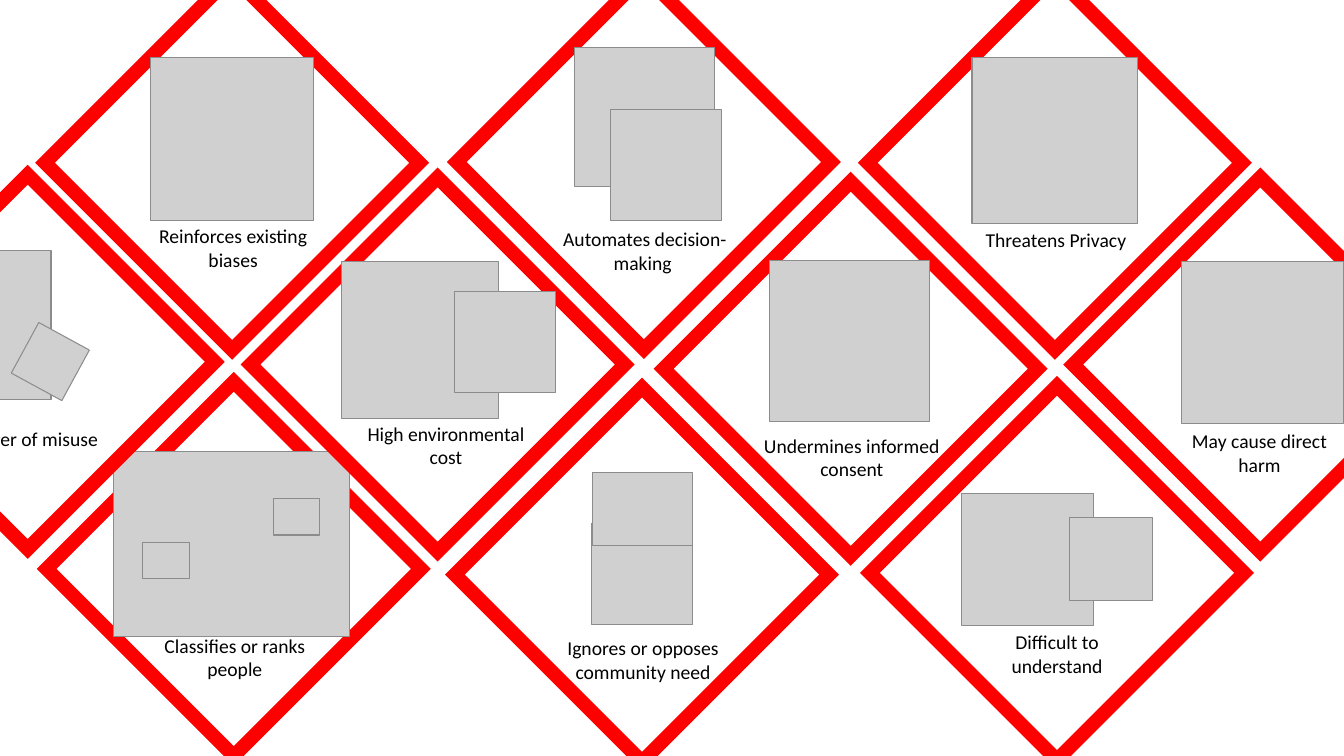
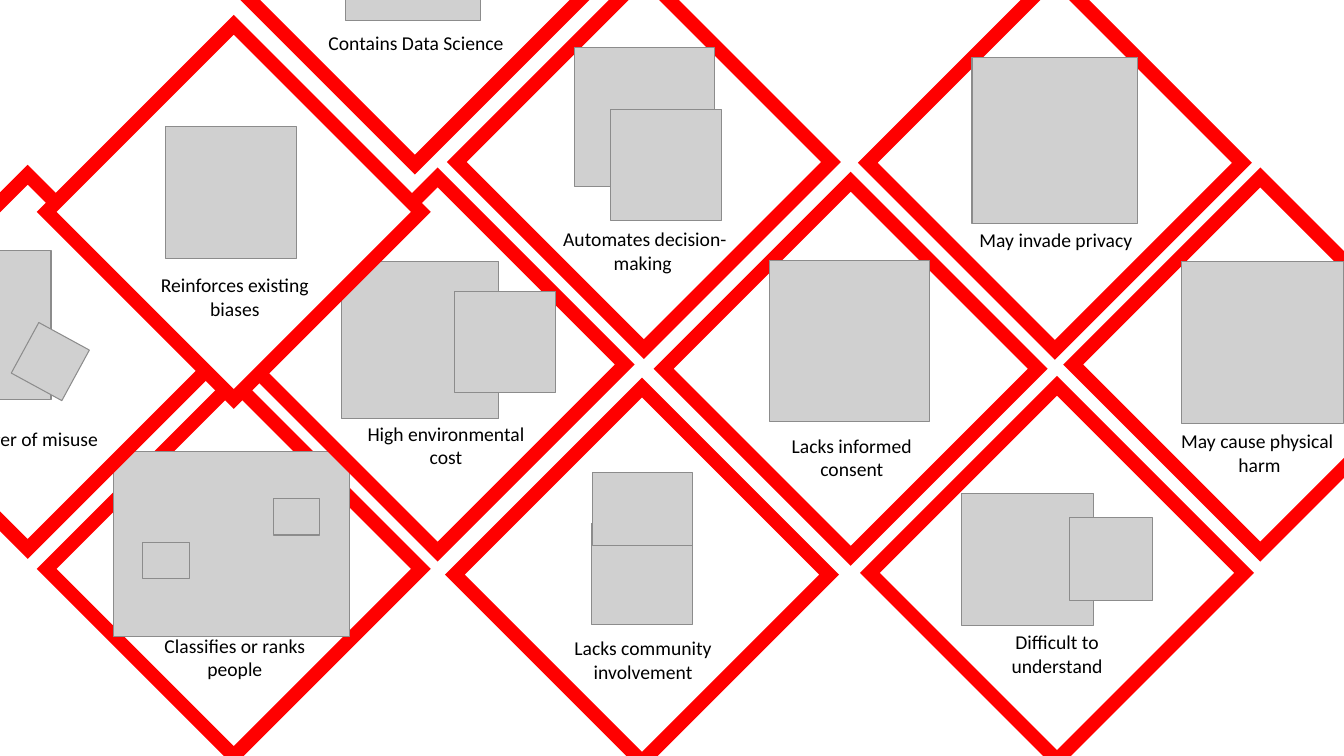
Before and after one commit to very-good-science/data-hazards, a slide deck: slide 2 of images/hazards.pptx. Drawn at 1344x756 pixels with LibreOffice and Linux fonts; fonts in the diff are those of the drawing; grey boxes stand for pictures. Boxes give left, top, right and bottom in pixels: in the first picture for what was removed or moved away, otherwise in the second. Text is boxed around its words. In the diff, an @@ line names an element or a change of style, - is before the commit and + after.

```diff
--- a/images/hazards.pptx
+++ b/images/hazards.pptx
@@ diamond: place and size @@
-diamond at (45, 0, 419, 350)
+diamond at (46, 25, 420, 399)
@@ diamond added at (228, 0, 602, 164), fill #FFFFFF, outline #FF0000 10 pt @@
@@ picture added at (346, 0, 481, 20) @@
@@ picture removed at (151, 57, 314, 220) @@
@@ text added at (328, 36, 503, 50), 14 pt, text #000000 @@
+Contains Data Science
@@ picture added at (165, 127, 297, 259) @@
@@ text at (979, 233, 1132, 250): text changed @@
-Threatens Privacy
+May invade privacy
@@ text "Reinforces existing biases": place and size @@
-text "Reinforces existing biases" at (159, 229, 307, 267)
+text "Reinforces existing biases" at (161, 278, 308, 316)
@@ text at (792, 439, 911, 453): text changed @@
-Undermines informed
+Lacks informed
@@ text at (1181, 434, 1333, 472): text changed @@
-May cause direct harm
+May cause physical harm
@@ text at (574, 641, 711, 679): text changed @@
-Ignores or opposes community need
+Lacks community involvement
```
Also in this commit, not shown: 1 other slide changed, 4 other files.
